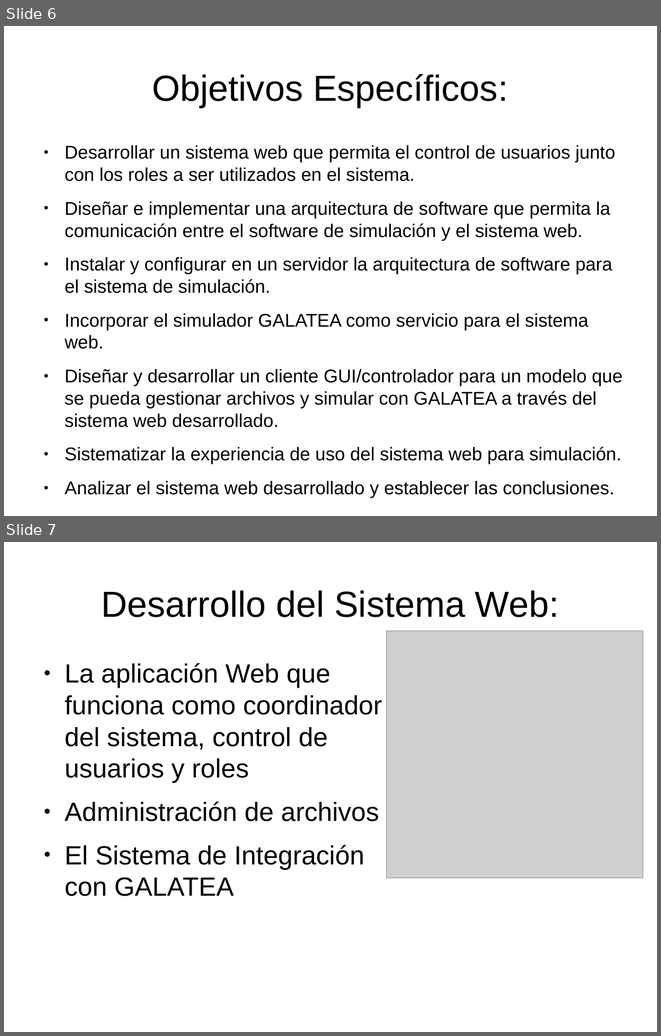
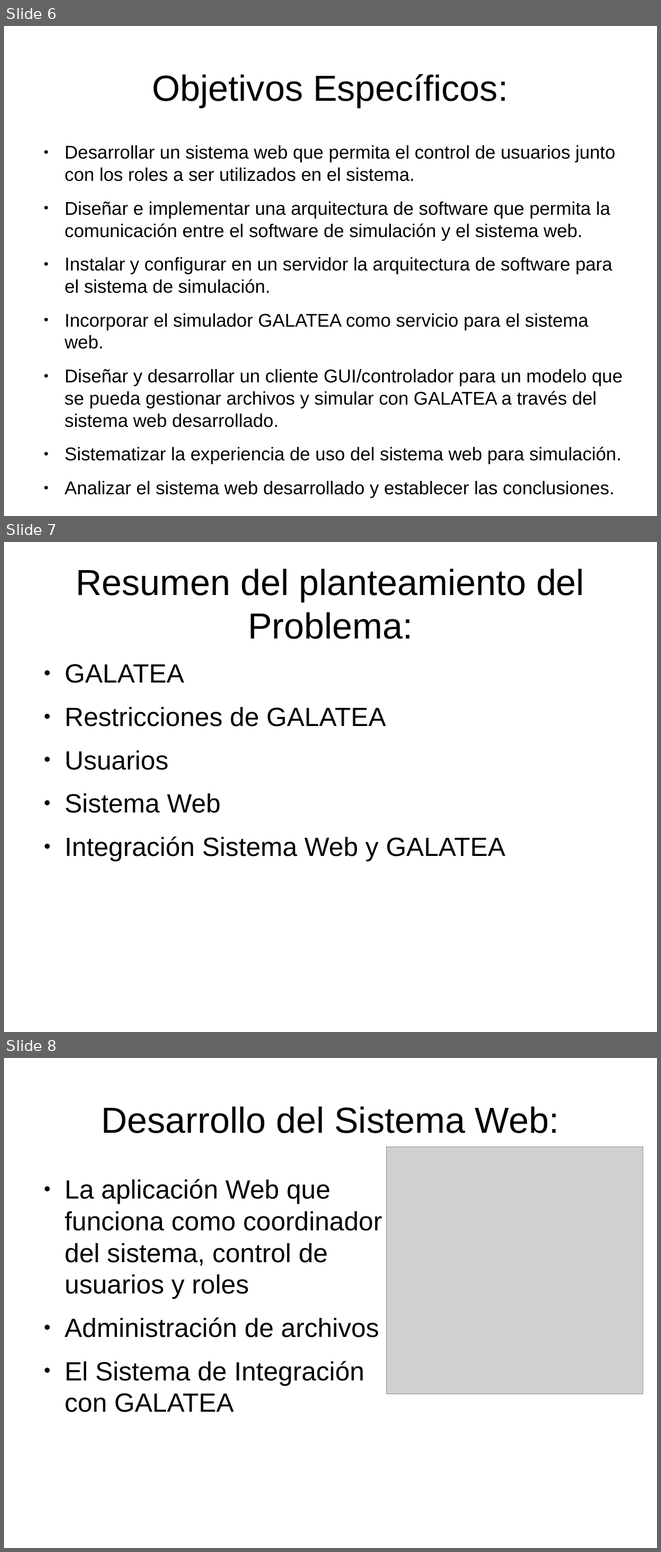
Before and after one commit to velasquezerik/tesis-doc, a slide deck: Presentacion/Presentacion Tesis.odp. Shown one above the other, each under a label of ours: slides 6 and 7 before the commit, slides 6, 7 and 8 after it. The pictures are 661x1036 and 661x1552 pixels, drawn with LibreOffice and Linux fonts; fonts in the diff are those of the drawing; grey boxes stand for pictures. Boxes give left, top, right and bottom in pixels: in the first picture for what was removed or moved away, otherwise in the second. Text is boxed around its words. In the diff, an @@ line names an element or a change of style, - is before the commit and + after.

```diff
--- a/Presentacion/Presentacion Tesis.odp
+++ b/Presentacion/Presentacion Tesis.odp
@@ slide 7 added at (4, 542, 657, 1032), background #FFFFFF @@
@@ title added at (76, 568, 584, 639), 44 pt, text #000000 @@
+Resumen del planteamiento del Problema:
@@ text added at (64, 664, 505, 861), 32 pt, text #000000 @@
+● GALATEA
+● Restricciones de GALATEA
+● Usuarios
+● Sistema Web
+● Integración Sistema Web y GALATEA
@@ what was slide 7 is now slide 8 @@
```
Also in this commit, not shown: 1 slide changed, 3 other slides added, 1 other file.
